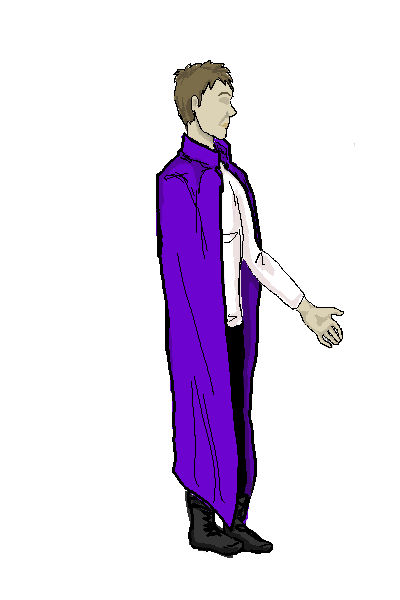
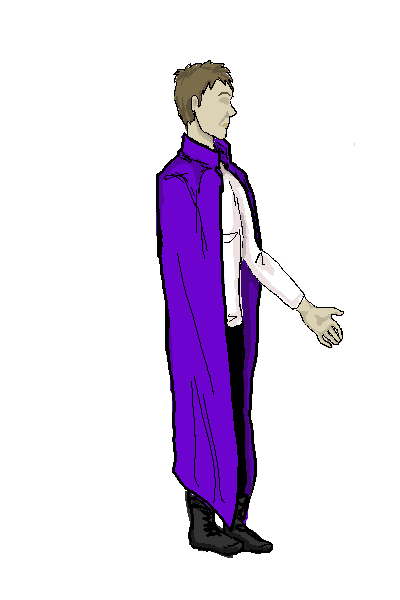
Layer changes from the first 400 × 600 image to the second:
painted on "sketch #5" over [220, 162, 247, 259]
